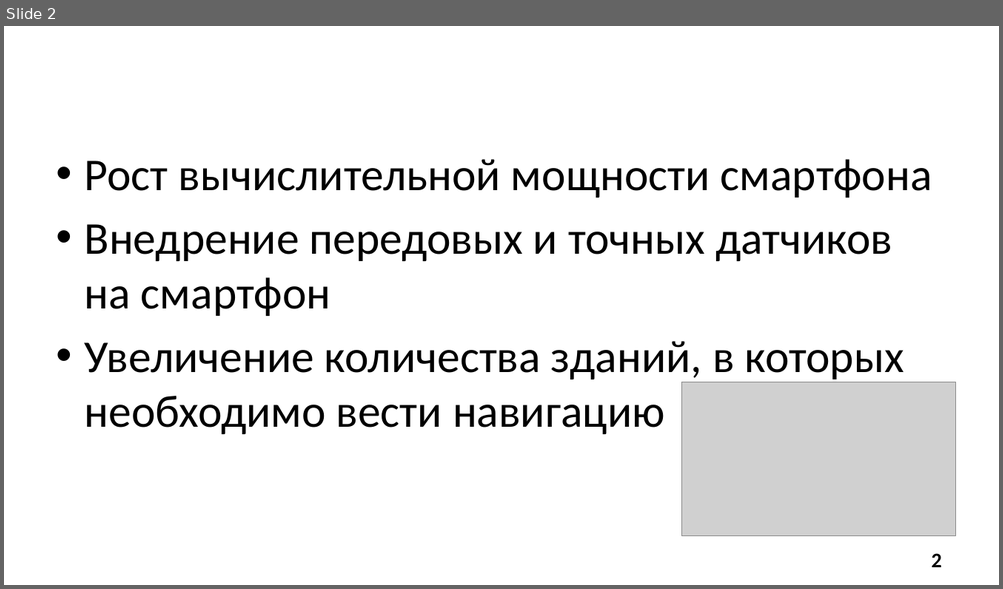
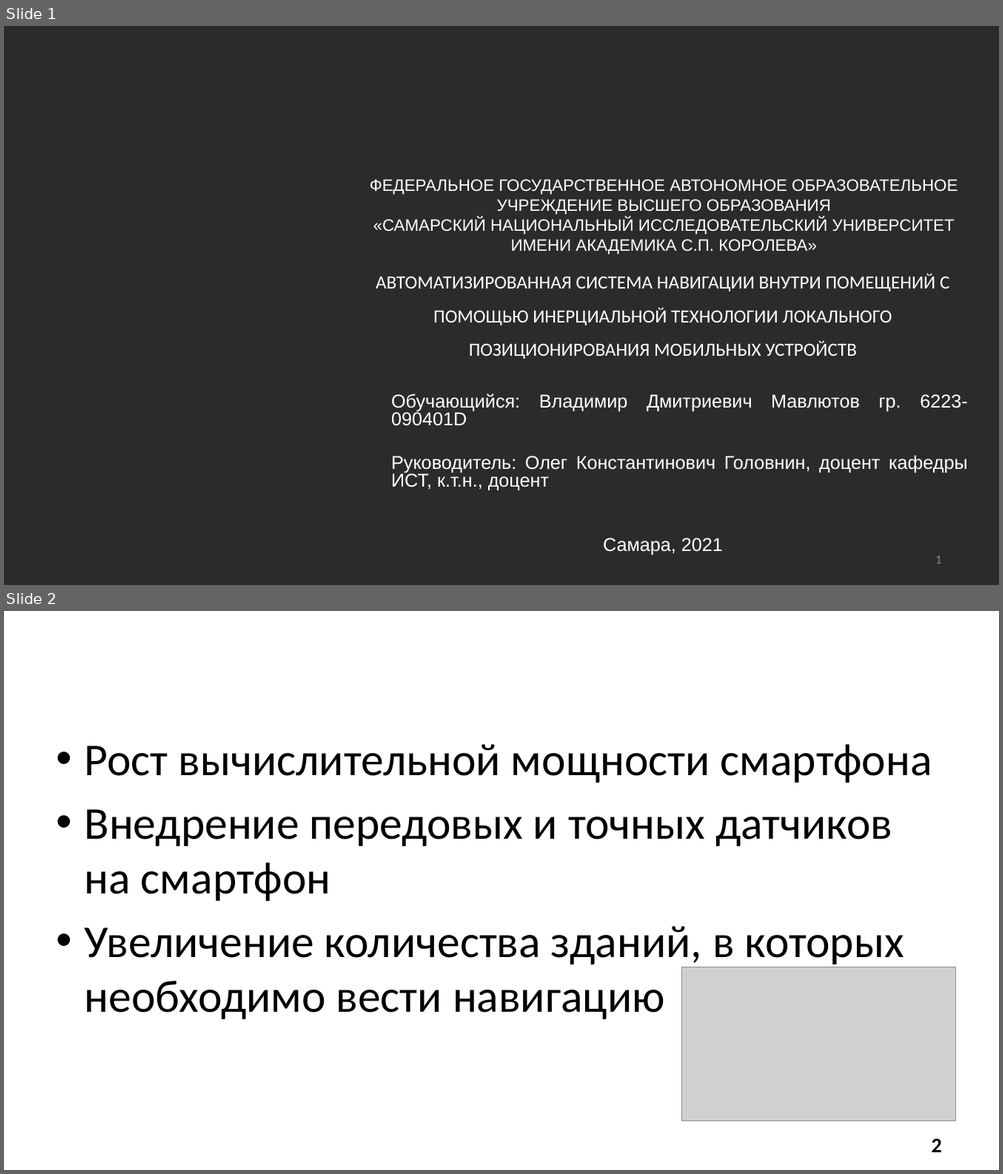
Before and after one commit to SonicRun/DiplomMaga, a slide deck: Mavlyutov_V_D_prezentatsia.pptx. Shown one above the other, each under a label of ours: slide 2 before the commit, slides 1 and 2 after it. The pictures are 1003x589 and 1003x1174 pixels, drawn with LibreOffice and Linux fonts; fonts in the diff are those of the drawing; grey boxes stand for pictures; background and template pictures are left out; a plain dark background stands for a picture behind light text. Boxes give left, top, right and bottom in pixels: in the first picture for what was removed or moved away, otherwise in the second. Text is boxed around its words. In the diff, an @@ line names an element or a change of style, - is before the commit and + after.

```diff
--- a/Mavlyutov_V_D_prezentatsia.pptx
+++ b/Mavlyutov_V_D_prezentatsia.pptx
@@ slide 1 added at bbox=[4, 26, 999, 585], background picture (left out) @@
@@ text added at bbox=[370, 179, 957, 255], 16 pt, text #FFFFFF @@
+ФЕДЕРАЛЬНОЕ ГОСУДАРСТВЕННОЕ АВТОНОМНОЕ ОБРАЗОВАТЕЛЬНОЕ УЧРЕЖДЕНИЕ ВЫСШЕГО ОБРАЗОВАНИЯ
+«САМАРСКИЙ НАЦИОНАЛЬНЫЙ ИССЛЕДОВАТЕЛЬСКИЙ УНИВЕРСИТЕТ
+ИМЕНИ АКАДЕМИКА С.П. КОРОЛЕВА»
@@ text added at bbox=[375, 274, 949, 359], 18 pt, text #FFFFFF @@
+АВТОМАТИЗИРОВАННАЯ СИСТЕМА НАВИГАЦИИ ВНУТРИ ПОМЕЩЕНИЙ С ПОМОЩЬЮ ИНЕРЦИАЛЬНОЙ ТЕХНОЛОГИИ ЛОКАЛЬНОГО ПОЗИЦИОНИРОВАНИЯ МОБИЛЬНЫХ УСТРОЙСТВ
@@ text added at bbox=[391, 394, 967, 491], 18 pt, text #FFFFFF @@
+Обучающийся: Владимир Дмитриевич Мавлютов гр. 6223-090401D
+Руководитель: Олег Константинович Головнин, доцент кафедры ИСТ, к.т.н., доцент
@@ text added at bbox=[603, 538, 723, 556], 18 pt, text #FFFFFF @@
+Самара, 2021
@@ page number added at bbox=[935, 556, 941, 564], 12 pt, text #8C8C8C @@
+1
```
Also in this commit, not shown: 1 other slide added, 1 slide removed.
